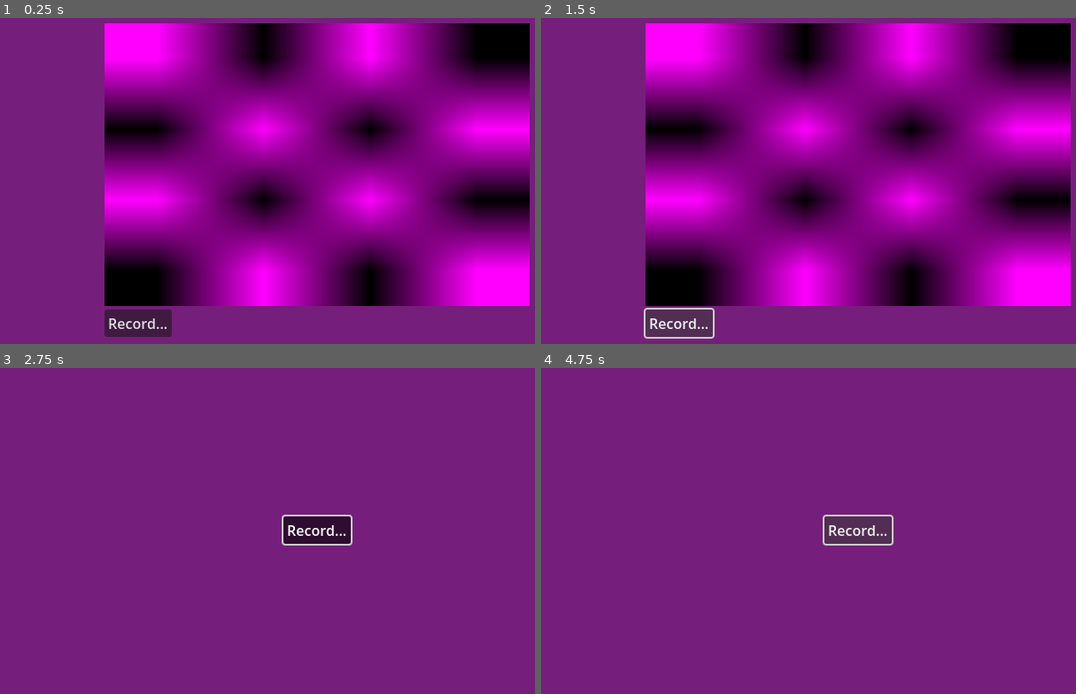
Above: before the commit, frames 1-4 (two rows, left to right).
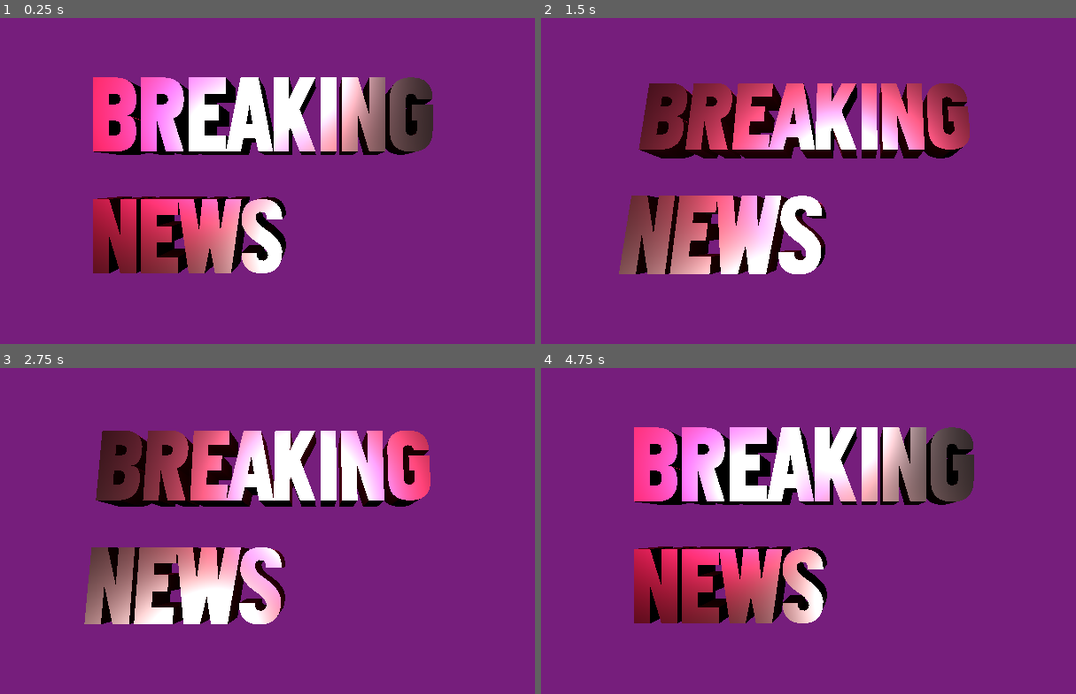
Above: after the commit, the same moments.

Repository: bezark/Monsters-Are-Attacking-the-City
Game: Godot game, scene res://breakingnews.tscn
Two runs of this game, one before a commit and one after it. Both use one fixed random seed, a clock stepped at 60 frames per second and the inputs below. Before the commit the project starts from res://SimpleRecorder.tscn.
Inputs (mouse positions are in pixels of both pictures, inside the frame that each line leads up to):
- Up to frame 1 (0.25 s): no input
- Up to frame 2 (1.5 s): click (680, 324) at 0.5 s, where only the run before the commit has a clickable "Record..."; click (680, 324) at 1.25 s, where only the run before the commit has a clickable "Record..."
- Up to frame 3 (2.75 s): click (139, 674) at 2 s, where only the run before the commit has a clickable "Record..."
- Up to frame 4 (4.75 s): tap Enter at 2.75 s

The runs differ from the first frame. In frame 1, 71% of the frame differs, in the area x 17-100%, y 1-98%; in frame 2, 71%, in the area x 14-100%, y 1-99%; in frame 3, 22%; in frame 4, 23%.

Commit message:
breaking news

Diff:
--- /dev/null
+++ b/monsters-attacking/breakingnews.tscn
@@ -0,0 +1,265 @@
+[gd_scene load_steps=10 format=3 uid="uid://bgugoidm0ni64"]
+
+[ext_resource type="FontFile" uid="uid://dul6l3qov1dtb" path="res://FrontPageNews11-ADw6.ttf" id="1_hglix"]
+
+[sub_resource type="ProceduralSkyMaterial" id="ProceduralSkyMaterial_bn4g4"]
+sky_horizon_color = Color(0.662243, 0.671743, 0.686743, 1)
+ground_horizon_color = Color(0.662243, 0.671743, 0.686743, 1)
+
+[sub_resource type="Sky" id="Sky_50e7i"]
+sky_material = SubResource("ProceduralSkyMaterial_bn4g4")
+
+[sub_resource type="Environment" id="Environment_jp42c"]
+background_mode = 3
+sky = SubResource("Sky_50e7i")
+tonemap_mode = 2
+
+[sub_resource type="StandardMaterial3D" id="StandardMaterial3D_jaytn"]
+metallic = 1.0
+metallic_specular = 1.0
+roughness = 0.11
+rim_enabled = true
+rim_tint = 0.6
+clearcoat_enabled = true
+clearcoat_roughness = 0.0
+
+[sub_resource type="TextMesh" id="TextMesh_5cbmu"]
+material = SubResource("StandardMaterial3D_jaytn")
+text = "BREAKING
+NEWS"
+font = ExtResource("1_hglix")
+horizontal_alignment = 0
+uppercase = true
+
+[sub_resource type="Animation" id="Animation_hglix"]
+resource_name = "idle"
+length = 5.0
+loop_mode = 1
+tracks/0/type = "value"
+tracks/0/imported = false
+tracks/0/enabled = true
+tracks/0/path = NodePath("../OmniLight3D:position")
+tracks/0/interp = 1
+tracks/0/loop_wrap = true
+tracks/0/keys = {
+"times": PackedFloat32Array(0, 2.32, 4.73333),
+"transitions": PackedFloat32Array(1, 1, 1),
+"update": 0,
+"values": [Vector3(-0.413343, 0.157624, -0.292472), Vector3(0.10216, 0.157624, -0.292472), Vector3(-0.413343, 0.157624, -0.292472)]
+}
+tracks/1/type = "value"
+tracks/1/imported = false
+tracks/1/enabled = true
+tracks/1/path = NodePath(".:position")
+tracks/1/interp = 1
+tracks/1/loop_wrap = true
+tracks/1/keys = {
+"times": PackedFloat32Array(0, 2.32, 4.73333),
+"transitions": PackedFloat32Array(1, 1, 1),
+"update": 0,
+"values": [Vector3(0.0355392, -0.276078, -0.292472), Vector3(-0.49959, -0.276078, -0.292472), Vector3(0.0355392, -0.276078, -0.292472)]
+}
+tracks/2/type = "bezier"
+tracks/2/imported = false
+tracks/2/enabled = true
+tracks/2/path = NodePath("../MeshInstance3D:position:x")
+tracks/2/interp = 1
+tracks/2/loop_wrap = true
+tracks/2/keys = {
+"handle_modes": PackedInt32Array(0),
+"points": PackedFloat32Array(-0.330299, -0.25, 0, 0.25, 0),
+"times": PackedFloat32Array(2.14326)
+}
+tracks/3/type = "bezier"
+tracks/3/imported = false
+tracks/3/enabled = true
+tracks/3/path = NodePath("../MeshInstance3D:position:y")
+tracks/3/interp = 1
+tracks/3/loop_wrap = true
+tracks/3/keys = {
+"handle_modes": PackedInt32Array(0),
+"points": PackedFloat32Array(0, -0.25, 0, 0.25, 0),
+"times": PackedFloat32Array(2.14326)
+}
+tracks/4/type = "bezier"
+tracks/4/imported = false
+tracks/4/enabled = true
+tracks/4/path = NodePath("../MeshInstance3D:position:z")
+tracks/4/interp = 1
+tracks/4/loop_wrap = true
+tracks/4/keys = {
+"handle_modes": PackedInt32Array(0),
+"points": PackedFloat32Array(-1.01317, -0.25, 0, 0.25, 0),
+"times": PackedFloat32Array(2.14326)
+}
+tracks/5/type = "bezier"
+tracks/5/imported = false
+tracks/5/enabled = true
+tracks/5/path = NodePath("../MeshInstance3D:rotation:x")
+tracks/5/interp = 1
+tracks/5/loop_wrap = true
+tracks/5/keys = {
+"handle_modes": PackedInt32Array(0, 0, 0, 0, 0, 0),
+"points": PackedFloat32Array(0, -0.25, 0, 0.25, 0, 0, -0.25, 0, 0.25, 0, -2.41091, -0.25, 0, 0.25, 0, -0.209632, -0.25, 0, 0.25, 0, 0, -0.25, 0, 0.25, 0, 0, -0.25, 0, 0.25, 0),
+"times": PackedFloat32Array(0.187316, 0.26, 0.733333, 1.18, 4.6, 4.67268)
+}
+tracks/6/type = "bezier"
+tracks/6/imported = false
+tracks/6/enabled = true
+tracks/6/path = NodePath("../MeshInstance3D:rotation:y")
+tracks/6/interp = 1
+tracks/6/loop_wrap = true
+tracks/6/keys = {
+"handle_modes": PackedInt32Array(0, 0, 0, 0, 0, 0),
+"points": PackedFloat32Array(0, -0.25, 0, 0.25, 0, 0, -0.25, 0, 0.25, 0, 0, -0.25, 0, 0.25, 0, 0, -0.25, 0, 0.25, 0, 0, -0.25, 0, 0.25, 0, 0, -0.25, 0, 0.25, 0),
+"times": PackedFloat32Array(0.187316, 0.26, 0.733333, 1.18, 4.6, 4.67268)
+}
+tracks/7/type = "bezier"
+tracks/7/imported = false
+tracks/7/enabled = true
+tracks/7/path = NodePath("../MeshInstance3D:rotation:z")
+tracks/7/interp = 1
+tracks/7/loop_wrap = true
+tracks/7/keys = {
+"handle_modes": PackedInt32Array(0, 0, 0, 0, 0, 0),
+"points": PackedFloat32Array(0, -0.25, 0, 0.25, 0, 0, -0.25, 0, 0.25, 0, 0, -0.25, 0, 0.25, 0, 0, -0.25, 0, 0.25, 0, 0, -0.25, 0, 0.25, 0, 0, -0.25, 0, 0.25, 0),
+"times": PackedFloat32Array(0.187316, 0.26, 0.733333, 1.18, 4.6, 4.67268)
+}
+
+[sub_resource type="Animation" id="Animation_bn4g4"]
+length = 0.001
+tracks/0/type = "value"
+tracks/0/imported = false
+tracks/0/enabled = true
+tracks/0/path = NodePath("../OmniLight3D:position")
+tracks/0/interp = 1
+tracks/0/loop_wrap = true
+tracks/0/keys = {
+"times": PackedFloat32Array(0),
+"transitions": PackedFloat32Array(1),
+"update": 0,
+"values": [Vector3(-0.413343, 0.157624, -0.292472)]
+}
+tracks/1/type = "value"
+tracks/1/imported = false
+tracks/1/enabled = true
+tracks/1/path = NodePath(".:position")
+tracks/1/interp = 1
+tracks/1/loop_wrap = true
+tracks/1/keys = {
+"times": PackedFloat32Array(0),
+"transitions": PackedFloat32Array(1),
+"update": 0,
+"values": [Vector3(0.0355392, -0.276078, -0.292472)]
+}
+tracks/2/type = "bezier"
+tracks/2/imported = false
+tracks/2/enabled = true
+tracks/2/path = NodePath("../MeshInstance3D:position:x")
+tracks/2/interp = 1
+tracks/2/loop_wrap = true
+tracks/2/keys = {
+"handle_modes": PackedInt32Array(0),
+"points": PackedFloat32Array(-0.330299, -0.25, 0, 0.25, 0),
+"times": PackedFloat32Array(0)
+}
+tracks/3/type = "bezier"
+tracks/3/imported = false
+tracks/3/enabled = true
+tracks/3/path = NodePath("../MeshInstance3D:position:y")
+tracks/3/interp = 1
+tracks/3/loop_wrap = true
+tracks/3/keys = {
+"handle_modes": PackedInt32Array(0),
+"points": PackedFloat32Array(0, -0.25, 0, 0.25, 0),
+"times": PackedFloat32Array(0)
+}
+tracks/4/type = "bezier"
+tracks/4/imported = false
+tracks/4/enabled = true
+tracks/4/path = NodePath("../MeshInstance3D:position:z")
+tracks/4/interp = 1
+tracks/4/loop_wrap = true
+tracks/4/keys = {
+"handle_modes": PackedInt32Array(0),
+"points": PackedFloat32Array(-1.01317, -0.25, 0, 0.25, 0),
+"times": PackedFloat32Array(0)
+}
+tracks/5/type = "bezier"
+tracks/5/imported = false
+tracks/5/enabled = true
+tracks/5/path = NodePath("../MeshInstance3D:rotation:x")
+tracks/5/interp = 1
+tracks/5/loop_wrap = true
+tracks/5/keys = {
+"handle_modes": PackedInt32Array(0),
+"points": PackedFloat32Array(0, -0.25, 0, 0.25, 0),
+"times": PackedFloat32Array(0)
+}
+tracks/6/type = "bezier"
+tracks/6/imported = false
+tracks/6/enabled = true
+tracks/6/path = NodePath("../MeshInstance3D:rotation:y")
+tracks/6/interp = 1
+tracks/6/loop_wrap = true
+tracks/6/keys = {
+"handle_modes": PackedInt32Array(0),
+"points": PackedFloat32Array(0, -0.25, 0, 0.25, 0),
+"times": PackedFloat32Array(0)
+}
+tracks/7/type = "bezier"
+tracks/7/imported = false
+tracks/7/enabled = true
+tracks/7/path = NodePath("../MeshInstance3D:rotation:z")
+tracks/7/interp = 1
+tracks/7/loop_wrap = true
+tracks/7/keys = {
+"handle_modes": PackedInt32Array(0),
+"points": PackedFloat32Array(0, -0.25, 0, 0.25, 0),
+"times": PackedFloat32Array(0)
+}
+
+[sub_resource type="AnimationLibrary" id="AnimationLibrary_50e7i"]
+_data = {
+&"RESET": SubResource("Animation_bn4g4"),
+&"idle": SubResource("Animation_hglix")
+}
+
+[node name="BREAKINGNEWS" type="Node3D"]
+
+[node name="DirectionalLight3D" type="DirectionalLight3D" parent="."]
+transform = Transform3D(-0.83053, -0.554532, -0.0520943, 0.498851, -0.7822, 0.373244, -0.247724, 0.284004, 0.926269, 0, 0, 0)
+shadow_enabled = true
+directional_shadow_max_distance = 1.0
+
+[node name="WorldEnvironment" type="WorldEnvironment" parent="."]
+environment = SubResource("Environment_jp42c")
+
+[node name="Camera3D" type="Camera3D" parent="."]
+transform = Transform3D(1, 0, 0, 0, 1, 0, 0, 0, 1, 0, 0, -0.579227)
+
+[node name="MeshInstance3D" type="MeshInstance3D" parent="."]
+transform = Transform3D(1, 0, 0, 0, 1, 0, 0, 0, 1, -0.330299, 0, -1.01317)
+mesh = SubResource("TextMesh_5cbmu")
+
+[node name="OmniLight3D" type="OmniLight3D" parent="."]
+transform = Transform3D(1, 0, 0, 0, 1, 0, 0, 0, 1, -0.413343, 0.157624, -0.292472)
+light_color = Color(1, 0.121569, 0.356863, 1)
+light_energy = 7.06
+light_indirect_energy = 2.276
+omni_range = 1.007
+omni_attenuation = 10.0
+
+[node name="OmniLight3D2" type="OmniLight3D" parent="."]
+transform = Transform3D(1, 0, 0, 0, 1, 0, 0, 0, 1, 0.0355392, -0.276078, -0.292472)
+light_color = Color(0.475673, 0.35013, 0.350601, 1)
+light_energy = 7.06
+light_indirect_energy = 2.276
+omni_range = 1.007
+omni_attenuation = 10.0
+
+[node name="AnimationPlayer" type="AnimationPlayer" parent="OmniLight3D2"]
+libraries = {
+&"": SubResource("AnimationLibrary_50e7i")
+}
+autoplay = "idle"
--- a/monsters-attacking/project.godot
+++ b/monsters-attacking/project.godot
@@ -11,7 +11,7 @@
 [application]
 
 config/name="MonstersAttacking"
-run/main_scene="uid://clviwfuarkpwl"
+run/main_scene="uid://bgugoidm0ni64"
 config/features=PackedStringArray("4.4", "GL Compatibility")
 boot_splash/bg_color=Color(0.238534, 0.00113579, 0.271276, 1)
 config/icon="res://icon.svg"
Binary file added: monsters-attacking/FrontPageNews11-ADw6.ttf
Not shown, added: monsters-attacking/FrontPageNews11-ADw6.ttf.import
